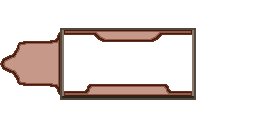
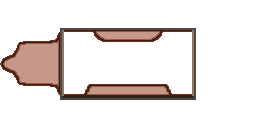
Revision of a layered 256 x 128 image; what changed, layer by layer:
painted on "Layer 7" over [left=64, top=31, right=192, bottom=96]
